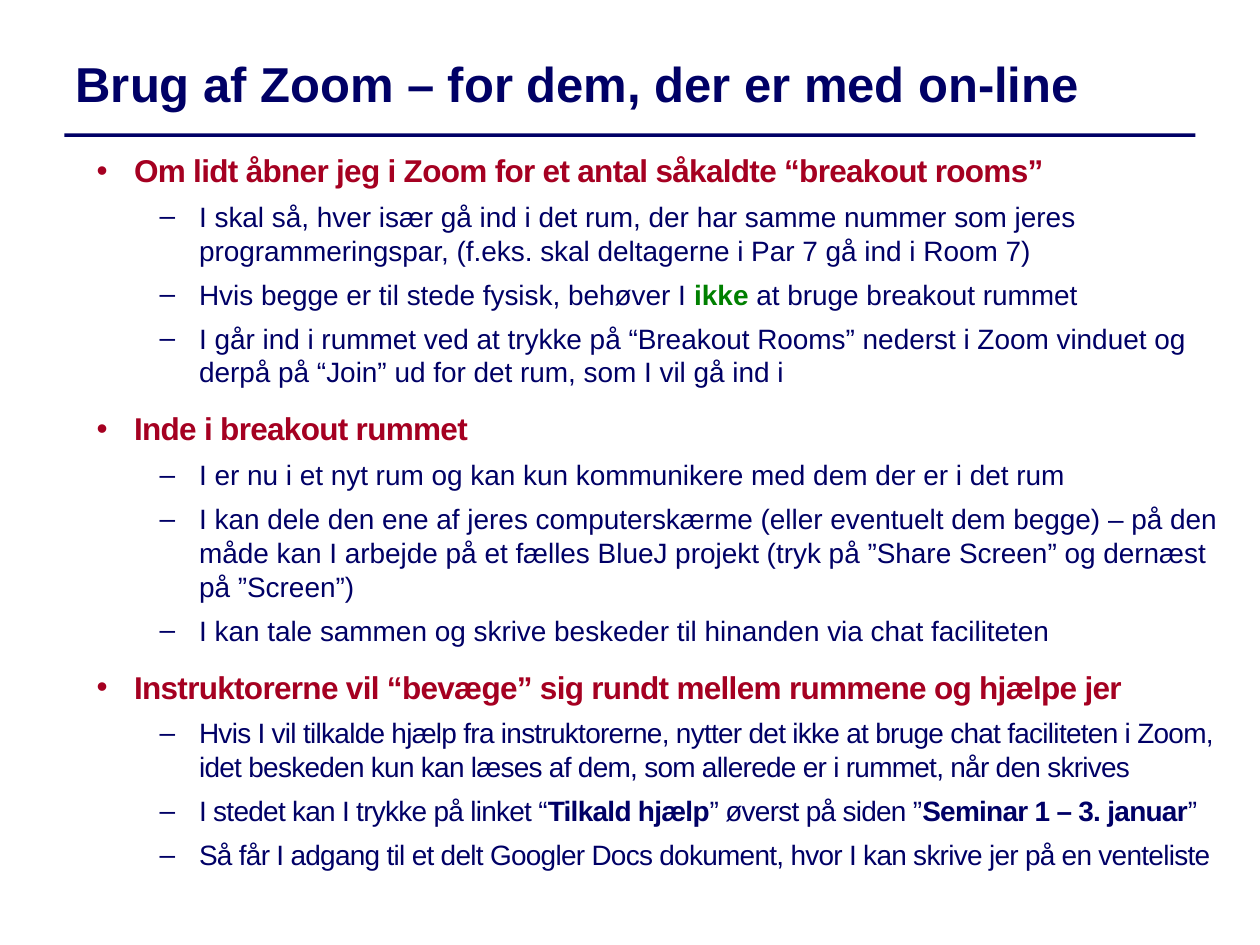
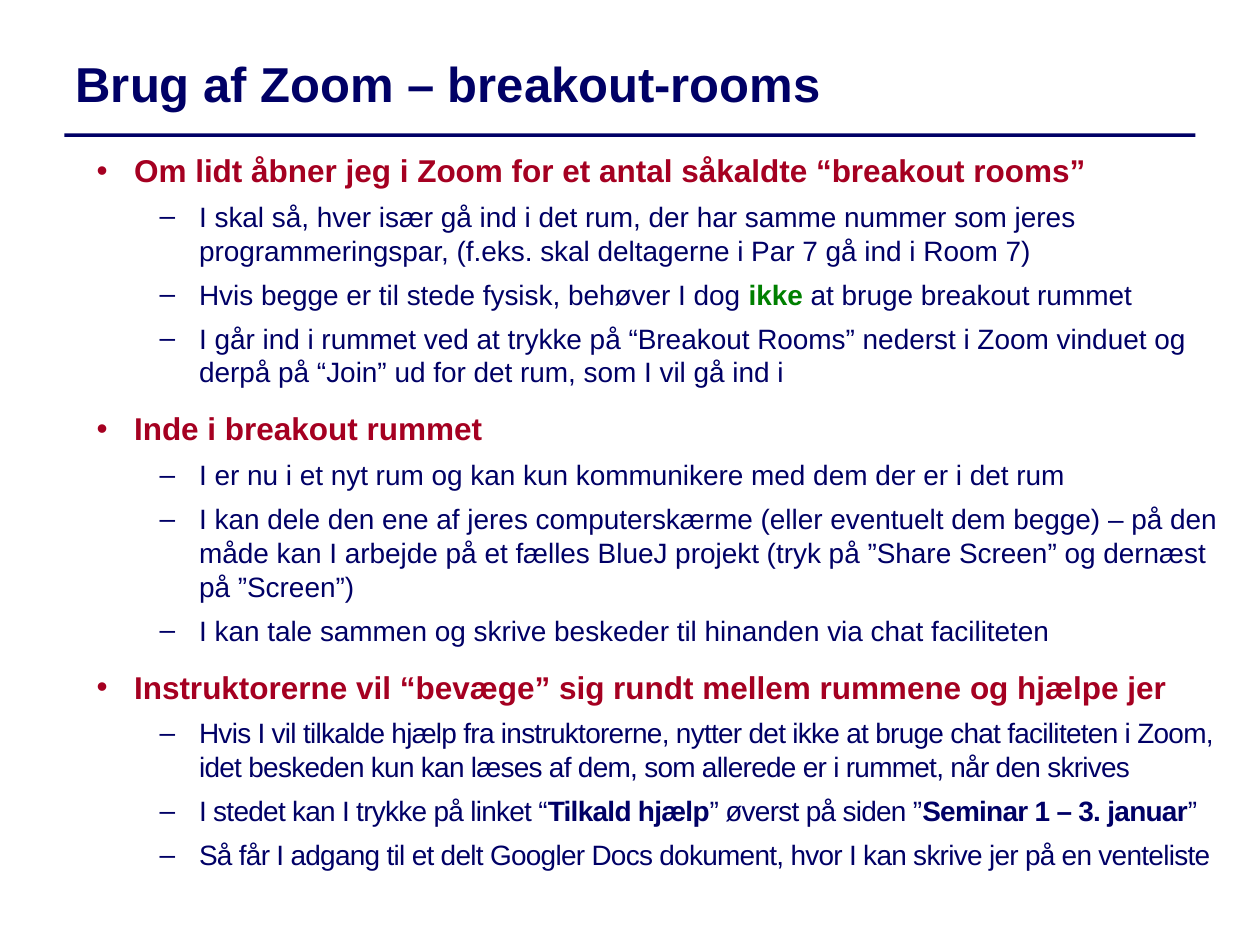
Before and after one commit to IntProgAU/Materiale, a slide deck: slide 7 of web/g25/status/Status1.pptx (slide 6 before the commit). Drawn at 1260x945 pixels with LibreOffice and Linux fonts; fonts in the diff are those of the drawing. Boxes give left, top, right and bottom in pixels: in the first picture for what was removed or moved away, otherwise in the second. Text is boxed around its words. In the diff, an @@ line names an element or a change of style, - is before the commit and + after.

```diff
--- a/web/g25/status/Status1.pptx
+++ b/web/g25/status/Status1.pptx
@@ text at box(76, 66, 821, 112): text changed @@
-Brug af Zoom – for dem, der er med on-line
+Brug af Zoom – breakout-rooms
@@ text at box(134, 157, 1165, 705): letter spacing -0.4 to 0 pt in "Om lidt åbner jeg i Zoom for ...", "Inde i breakout rummet", "Instruktorerne vil “bevæge” sig rundt mellem rummene ..." @@
@@ text at box(199, 284, 1132, 310): text changed @@
-  – Hvis begge er til stede fysisk, behøver I ikke at bruge breakout rummet
+  – Hvis begge er til stede fysisk, behøver I dog ikke at bruge breakout rummet
```
Also in this commit, not shown: 8 other slides changed, 1 slide added.
